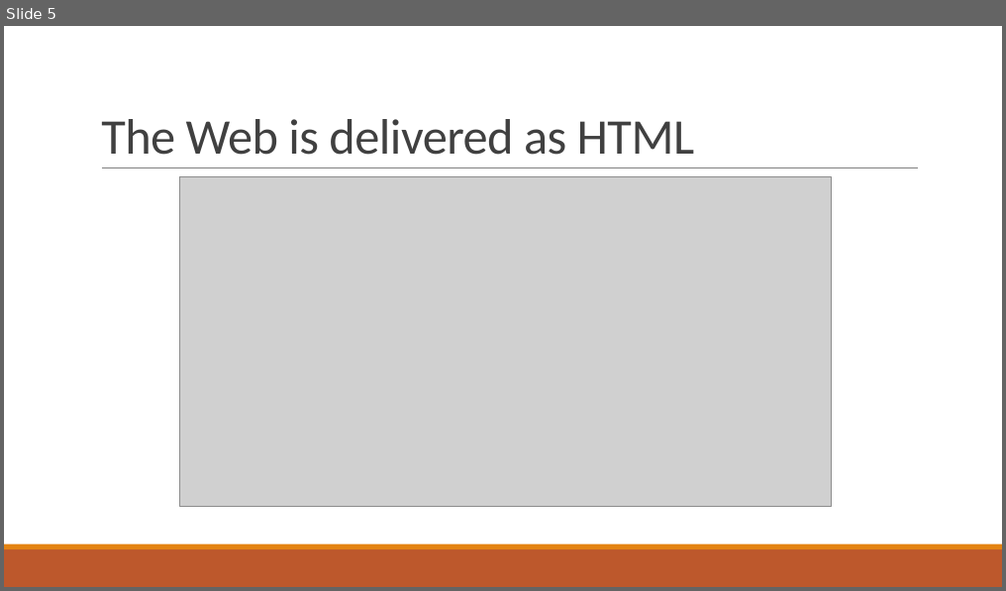
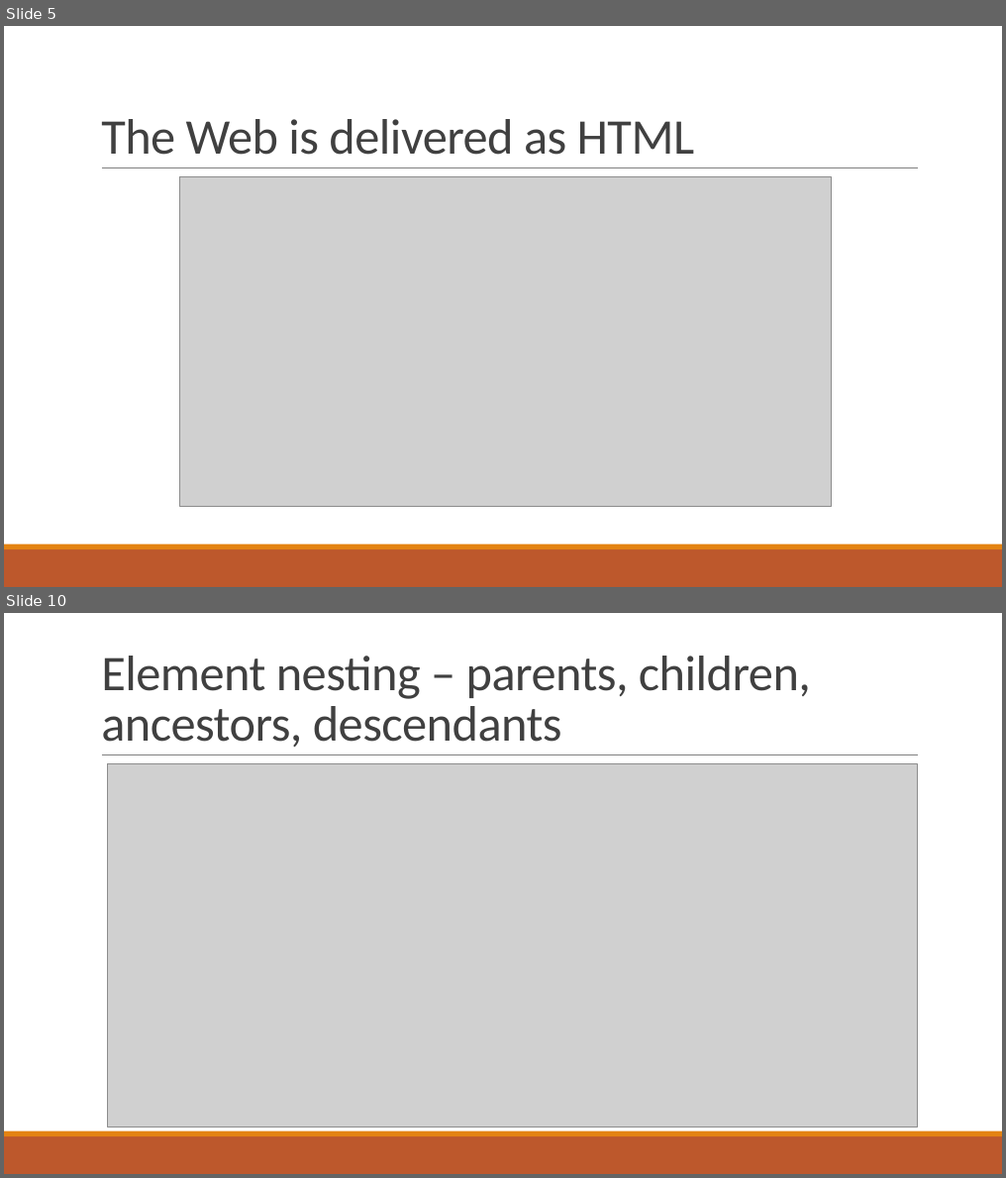
Before and after one commit to hmqcnoesy/booknotes, a slide deck: Web/AngleBrackets.pptx. Shown one above the other, each under a label of ours: slide 5 before the commit, slides 5 and 10 after it; the slides between them are not shown. The pictures are 1006x591 and 1006x1178 pixels, drawn with LibreOffice and Linux fonts; fonts in the diff are those of the drawing; grey boxes stand for pictures. Boxes give left, top, right and bottom in pixels: in the first picture for what was removed or moved away, otherwise in the second. Text is boxed around its words. In the diff, an @@ line names an element or a change of style, - is before the commit and + after.

```diff
--- a/Web/AngleBrackets.pptx
+++ b/Web/AngleBrackets.pptx
@@ slide 10 added at (4, 613, 1002, 1174), background #FFFFFF; not listed: 3 template elements that a slide beside it also shows @@
@@ title added at (101, 656, 811, 747), 48 pt, text #404040 @@
+Element nesting – parents, children, ancestors, descendants
@@ picture added at (108, 764, 918, 1128) @@
```
Also in this commit, not shown: 11 other slides added.
